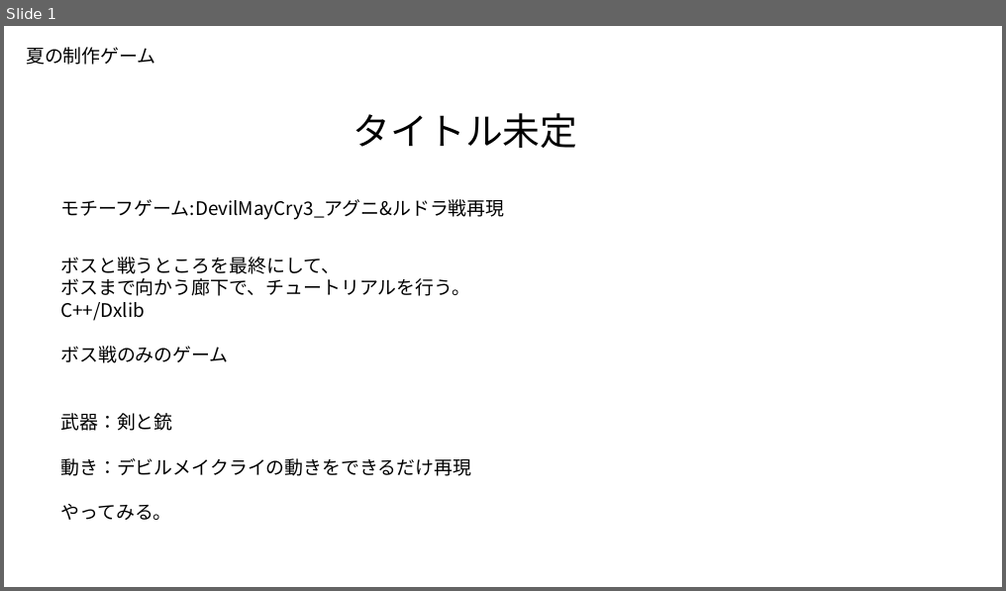
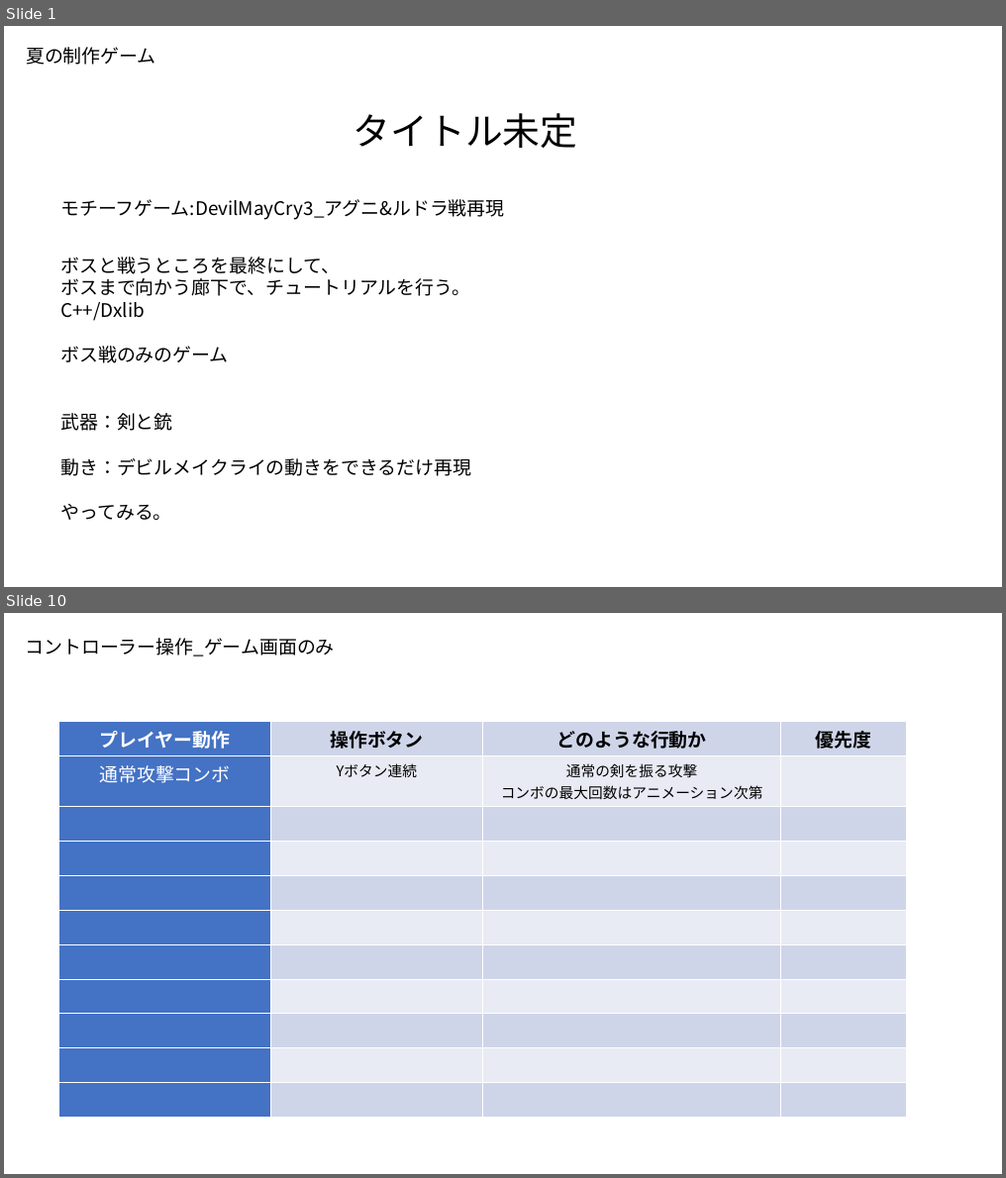
Before and after one commit to kakisawa/ProductionWork, a slide deck: 3DGame_2/川﨑MayCry!_仕様書.pptx. Shown one above the other, each under a label of ours: slide 1 before the commit, slides 1 and 10 after it; the slides between them are not shown. The pictures are 1006x591 and 1006x1178 pixels, drawn with LibreOffice and Linux fonts; fonts in the diff are those of the drawing. Boxes give left, top, right and bottom in pixels: in the first picture for what was removed or moved away, otherwise in the second. Text is boxed around its words. In the diff, an @@ line names an element or a change of style, - is before the commit and + after.

```diff
--- a/3DGame_2/川﨑MayCry!_仕様書.pptx
+++ b/3DGame_2/川﨑MayCry!_仕様書.pptx
@@ slide 10 added at (4,613,1002,1174), background #FFFFFF @@
@@ text added at (25,638,334,657), 18 pt, text #000000 @@
+コントローラー操作_ゲーム画面のみ
@@ table added at (58,722,906,1063), 11 rows, 4 columns @@
+プレイヤー動作 | 操作ボタン | どのような行動か | 優先度
+通常攻撃コンボ | Yボタン連続 | 通常の剣を振る攻撃 / コンボの最大回数はアニメーション次第 | 
+ |  |  | 
+ |  |  | 
+ |  |  | 
+ |  |  | 
+ |  |  | 
+ |  |  | 
+ |  |  | 
+ |  |  | 
+ |  |  | 
```
Also in this commit, not shown: 6 slides changed, 3 other slides added, 1 slide removed, 27 other files.
